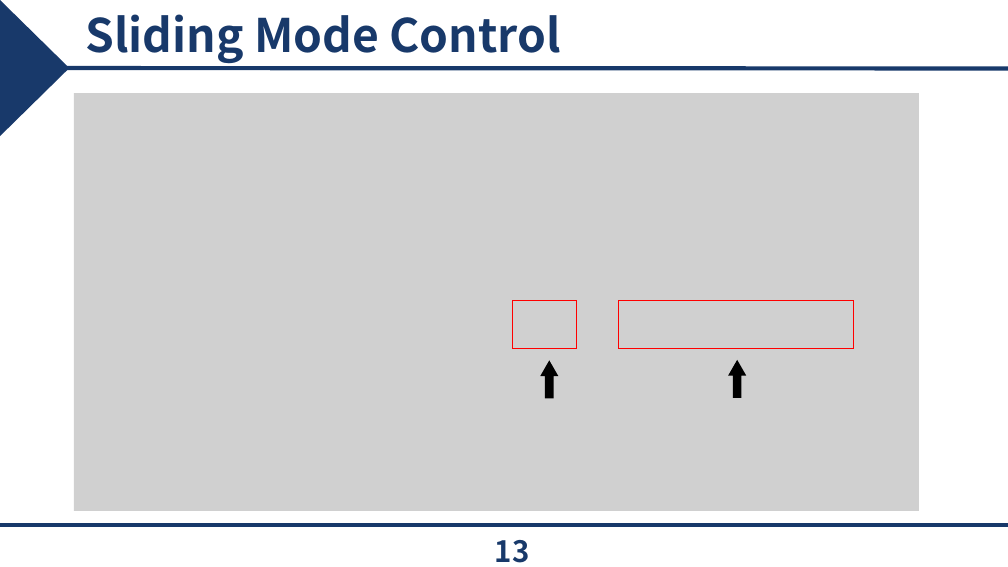
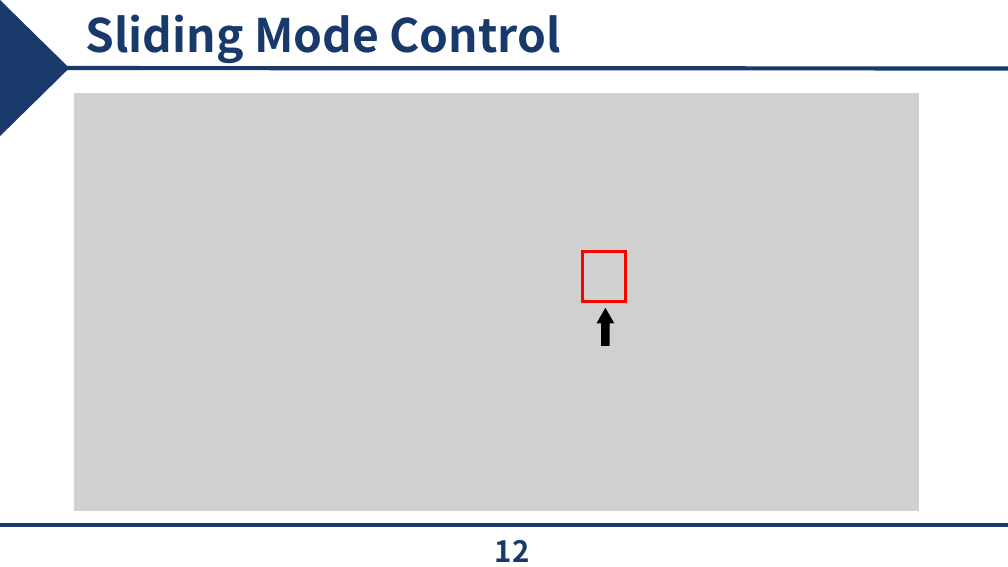
Before and after one commit to epoxx-arch/Torque_vectoringthesis, a slide deck: slide 12 of 졸업 논문/JCCI 발표.pptx (slide 13 before the commit). Drawn at 1008x567 pixels with LibreOffice and Linux fonts; fonts in the diff are those of the drawing; grey boxes stand for pictures; background and template pictures are left out. Boxes give left, top, right and bottom in pixels: in the first picture for what was removed or moved away, otherwise in the second. Text is boxed around its words. In the diff, an @@ line names an element or a change of style, - is before the commit and + after.

```diff
--- a/졸업 논문/JCCI 발표.pptx
+++ b/졸업 논문/JCCI 발표.pptx
@@ picture added at (x1=126, y1=250, x2=828, y2=303) @@
@@ rectangle added at (x1=582, y1=251, x2=625, y2=302), outline #FF0000 3 pt @@
@@ picture removed at (x1=127, y1=293, x2=866, y2=352) @@
@@ rectangle removed at (x1=512, y1=300, x2=576, y2=349) @@
@@ up arrow moved from (x1=731, y1=363, x2=744, y2=396) to (x1=600, y1=311, x2=613, y2=344) @@
@@ rectangle removed at (x1=619, y1=300, x2=854, y2=349) @@
@@ picture added at (x1=518, y1=359, x2=706, y2=389) @@
@@ up arrow removed at (x1=543, y1=364, x2=556, y2=397) @@
@@ page number at (x1=495, y1=540, x2=530, y2=562): text changed @@
-13
+12
```
Also in this commit, not shown: 10 other slides changed, 7 slides added, 5 slides removed, 27 other files.
